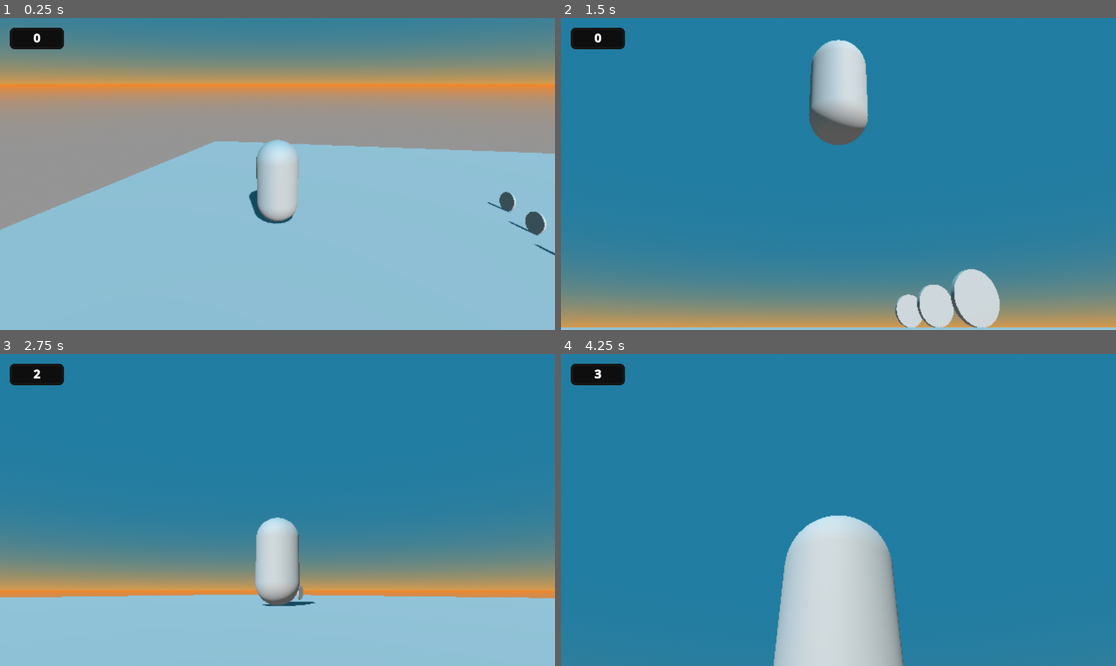
Above: before the commit, frames 1-4 (two rows, left to right).
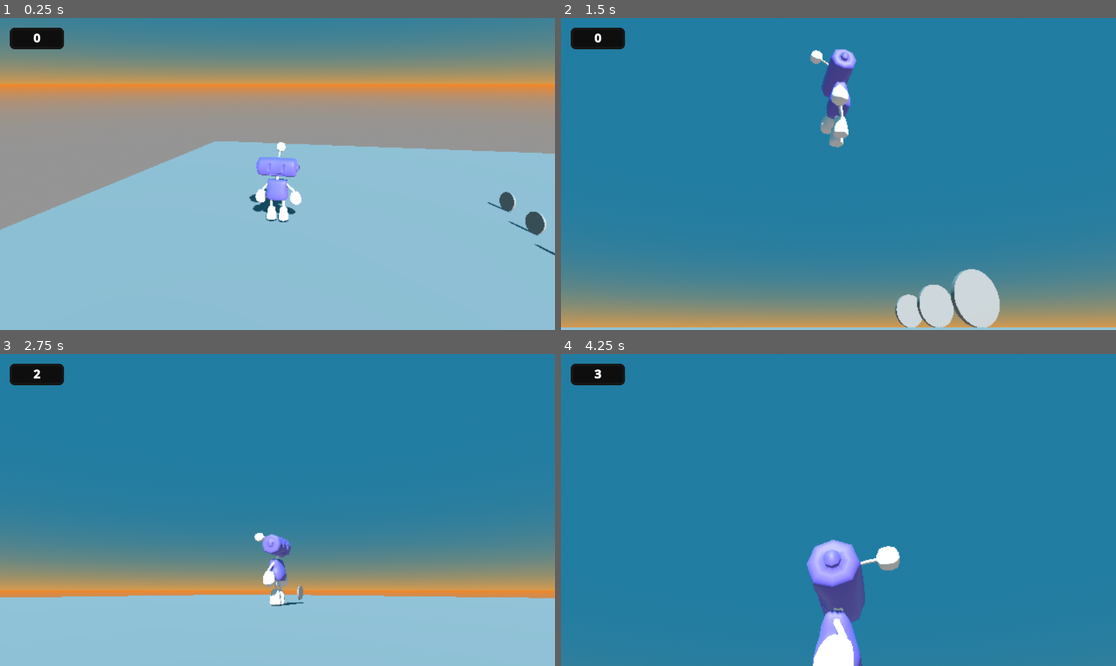
Above: after the commit, the same moments.

Repository: fliposab/ProgettoStage
Game: Godot game, scene res://levels/test_level.tscn
Same seed, same stepped clock (60 frames per second), same inputs: the game is played once before the commit and once after it.
Inputs:
- Up to frame 1 (0.25 s): no input
- Up to frame 2 (1.5 s): hold D (move_right) 0.53-1.28 s; hold Down (rotate_camera_down) 0.53-1.28 s; tap Space (jump) at 0.77 s; hold S (move_back) from 1.28 s (still down); tap Left (rotate_camera_left) at 1.35 s
- Up to frame 3 (2.75 s): tap Space (jump) at 1.52 s; release S (move_back) at 2.03 s; hold D (move_right) from 2.03 s (still down); hold Right (rotate_camera_right) from 2.03 s (still down)
- Up to frame 4 (4.25 s): release D (move_right) at 2.78 s; release Right (rotate_camera_right) at 2.78 s; hold W (move_forward) 2.78-3.53 s; tap Up (rotate_camera_up) at 2.85 s; tap Space (jump) at 3.02, 3.77 s; hold A (move_left) from 3.53 s (still down); hold Down (rotate_camera_down) from 3.53 s (still down)

The runs differ from the first frame. In frame 1, 1.8% of the frame differs, in the area x 44-55%, y 38-67%; in frame 2, 3.1%; in frame 3, 2.0%; in frame 4, 9.4%, in the area x 38-62%, y 51-100%.

Commit message:
aggiunto modello

Diff:
--- a/Sviluppo/Godot/code/player.gd
+++ b/Sviluppo/Godot/code/player.gd
@@ -9,6 +9,7 @@
 @onready var _spring_arm : SpringArm3D = $CameraRaycast/CameraTarget/SpringArm3D
 @onready var _collectibles : PlayerCollectibles = $Misc/Collectibles
 @onready var model : Node3D = $Model
+@onready var _model_player : AnimationPlayer = $Model/AnimationPlayer
 @onready var _respawn_point : RespawnPoint = $RespawnPoint
 @onready var _movement_node : PlayerMovement = $Misc/Movement
 
@@ -38,3 +39,9 @@
 
 func get_spring_arm():
 	return _spring_arm
+
+func play(animation: String):
+	_model_player.play(animation)
+
+func queue(animation: String):
+	_model_player.queue(animation)
--- /dev/null
+++ b/Sviluppo/Godot/code/player/skeleton_3d.gd
@@ -0,0 +1,4 @@
+extends Skeleton3D
+
+func _ready():
+	physical_bones_start_simulation()
--- a/Sviluppo/Godot/code/state_machine/states/player_ground_state.gd
+++ b/Sviluppo/Godot/code/state_machine/states/player_ground_state.gd
@@ -1,6 +1,7 @@
 extends State
 
 func enter(previous_state_path, _msg:={})->void :
+	player.play("idle")
 	player.set_respawn_point()
 
 func physics_update(delta: float)->void:
--- a/Sviluppo/Godot/entities/player.tscn
+++ b/Sviluppo/Godot/entities/player.tscn
@@ -1,18 +1,18 @@
-[gd_scene load_steps=14 format=3 uid="uid://bavgupsqvucrs"]
+[gd_scene load_steps=15 format=3 uid="uid://bavgupsqvucrs"]
 
 [ext_resource type="Script" uid="uid://bono654lxr265" path="res://code/player.gd" id="1_merdl"]
 [ext_resource type="Script" uid="uid://bnne6rsf4vd73" path="res://code/state_machine/states/player_ground_state.gd" id="2_b0kkn"]
+[ext_resource type="PackedScene" uid="uid://dvtnf4htrec8s" path="res://models/player.glb" id="2_dchgp"]
 [ext_resource type="Script" uid="uid://baxpf5pqqy5bg" path="res://code/state_machine/statemachine.gd" id="2_e4p34"]
 [ext_resource type="Script" uid="uid://cpeg5vpa2ovm6" path="res://code/player/player_collectibles.gd" id="2_qsoyl"]
 [ext_resource type="PackedScene" uid="uid://coafh0oo0yh4f" path="res://entities/Player/player_save_handler.tscn" id="3_ef06p"]
+[ext_resource type="Script" uid="uid://dbqwucnh0drio" path="res://code/player/skeleton_3d.gd" id="3_kdgjc"]
 [ext_resource type="Script" uid="uid://cm21dif6ji0gp" path="res://code/state_machine/states/player_jump_state.gd" id="4_rfe5m"]
 [ext_resource type="Script" uid="uid://cf5rxg6jfeljl" path="res://code/saves/player_saves_handler.gd" id="4_tjdhl"]
 [ext_resource type="PackedScene" uid="uid://c0wgwsfgnt3ax" path="res://entities/camera_raycast.tscn" id="5_qly61"]
 [ext_resource type="Script" uid="uid://ddd3gv5leyy4b" path="res://code/player/player_movement.gd" id="5_x08pd"]
 [ext_resource type="PackedScene" uid="uid://b5yb44m1p21ax" path="res://ui/collectibles_ui.tscn" id="7_6nm46"]
 [ext_resource type="PackedScene" uid="uid://bu4ctaknncujn" path="res://entities/respawn_point.tscn" id="7_i623q"]
-
-[sub_resource type="CapsuleMesh" id="CapsuleMesh_x08pd"]
 
 [sub_resource type="CapsuleShape3D" id="CapsuleShape3D_qly61"]
 radius = 0.2
@@ -24,11 +24,63 @@
 speed = 400.0
 jump = 14.0
 
-[node name="Model" type="Node3D" parent="."]
+[node name="Model" parent="." instance=ExtResource("2_dchgp")]
 
-[node name="MeshInstance3D" type="MeshInstance3D" parent="Model"]
-mesh = SubResource("CapsuleMesh_x08pd")
-skeleton = NodePath("../..")
+[node name="Armature" parent="Model" index="0"]
+transform = Transform3D(-0.15, 0, -1.31134e-08, 0, 0.15, 0, 1.31134e-08, 0, -0.15, 0, 0, 0)
+
+[node name="Skeleton3D" parent="Model/Armature" index="0"]
+bones/1/position = Vector3(0, 4.03612, 0)
+bones/1/rotation = Quaternion(-0.00776203, -1.03401e-25, 1.72352e-18, 0.99997)
+bones/7/rotation = Quaternion(0.0537756, 0.334557, -0.90314, 0.263664)
+bones/8/rotation = Quaternion(0.150995, -1.63114e-09, -5.92344e-08, 0.988535)
+bones/9/rotation = Quaternion(0.21481, -1.73285e-08, -9.57551e-08, 0.976656)
+bones/10/rotation = Quaternion(-0.0189106, -0.00404003, -0.124737, 0.992001)
+bones/11/rotation = Quaternion(0.07276, -0.268162, 0.925029, 0.259068)
+bones/12/rotation = Quaternion(-0.00958179, 3.85106e-09, -1.57397e-09, 0.999954)
+bones/13/rotation = Quaternion(0.318808, 6.98569e-09, 1.68935e-07, 0.947819)
+bones/14/rotation = Quaternion(-0.0378667, 0.00403971, 0.124727, 0.99146)
+bones/15/rotation = Quaternion(0.98349, 0.0390792, -0.0948617, 0.149069)
+bones/16/rotation = Quaternion(0.132916, -1.8008e-09, 0.000410807, 0.991127)
+bones/17/rotation = Quaternion(0.1974, 4.37285e-08, 0.000610021, 0.980323)
+bones/18/rotation = Quaternion(-0.170589, 0.000695971, 0.021954, 0.985098)
+bones/19/rotation = Quaternion(0.991838, -0.0317217, 0.0974576, 0.0758548)
+bones/20/rotation = Quaternion(-0.0154705, -8.88468e-08, 4.81448e-05, 0.99988)
+bones/21/rotation = Quaternion(0.28643, -5.5381e-08, -0.000885028, 0.958101)
+bones/22/rotation = Quaternion(-0.187428, -0.000697779, -0.0219599, 0.982033)
+bones/23/position = Vector3(0.973042, 2.18657, -3.93359e-08)
+bones/25/position = Vector3(1.19363, 3.19957, 1.31322)
+bones/26/position = Vector3(-0.973042, 2.18657, -3.93359e-08)
+bones/28/position = Vector3(-1.19363, 3.19957, 1.31322)
+bones/29/position = Vector3(2.68041, 4.60663, -0.657404)
+bones/29/rotation = Quaternion(-1.49111e-07, -1.02005e-07, -0.625419, 0.780289)
+bones/31/position = Vector3(2.65074, 6.18134, -3.18668)
+bones/32/position = Vector3(-2.68041, 4.60663, -0.657404)
+bones/32/rotation = Quaternion(-1.49111e-07, 1.02005e-07, 0.625419, 0.780289)
+bones/34/position = Vector3(-2.65074, 6.18134, -3.18668)
+script = ExtResource("3_kdgjc")
+
+[node name="SpringBoneSimulator3D" type="SpringBoneSimulator3D" parent="Model/Armature/Skeleton3D" index="1"]
+setting_count = 1
+settings/0/root_bone_name = "antenna1"
+settings/0/root_bone = 4
+settings/0/end_bone_name = "antenna3"
+settings/0/end_bone = 6
+settings/0/extend_end_bone = false
+settings/0/center_from = 0
+settings/0/individual_config = false
+settings/0/rotation_axis = 3
+settings/0/radius/value = 0.02
+settings/0/radius/damping_curve = null
+settings/0/stiffness/value = 4.0
+settings/0/stiffness/damping_curve = null
+settings/0/drag/value = 0.4
+settings/0/drag/damping_curve = null
+settings/0/gravity/value = 0.1
+settings/0/gravity/damping_curve = null
+settings/0/gravity/direction = Vector3(0, -1, 0)
+settings/0/enable_all_child_collisions = true
+settings/0/exclude_collision_count = 0
 
 [node name="Misc" type="Node" parent="."]
 
@@ -45,6 +97,7 @@
 script = ExtResource("5_x08pd")
 
 [node name="CollisionShape3D" type="CollisionShape3D" parent="."]
+transform = Transform3D(1, 0, 0, 0, 1, 0, 0, 0, 1, 0, 0.986641, 0)
 shape = SubResource("CapsuleShape3D_qly61")
 
 [node name="StateMachine" type="Node" parent="." node_paths=PackedStringArray("initial_state")]
@@ -58,6 +111,7 @@
 script = ExtResource("4_rfe5m")
 
 [node name="CameraRaycast" parent="." instance=ExtResource("5_qly61")]
+transform = Transform3D(1, 0, 0, 0, 1, 0, 0, 0, 1, 0, 1.04115, 0)
 speed = Vector2(1, 2)
 
 [node name="RespawnPoint" parent="." instance=ExtResource("7_i623q")]
@@ -76,3 +130,5 @@
 offset_bottom = 65.0
 
 [connection signal="changed" from="Misc/Collectibles" to="PlayerUI/PanelContainer" method="change_text_count"]
+
+[editable path="Model"]
Not shown, added: Sviluppo/Godot/code/player/skeleton_3d.gd.uid
Binary file added: Sviluppo/Godot/models/player.glb
Not shown, added: Sviluppo/Godot/models/player.glb.import
Not shown, changed: Documentazione/source/Glossario.typ
Not shown, changed: Documentazione/source/Piano-di-progetto.typ
Not shown, changed: Documentazione/source/Piano-di-qualifica.typ
Not shown, added: Sviluppo/Blender/player.blend
Not shown, added: Sviluppo/Blender/player.blend1
